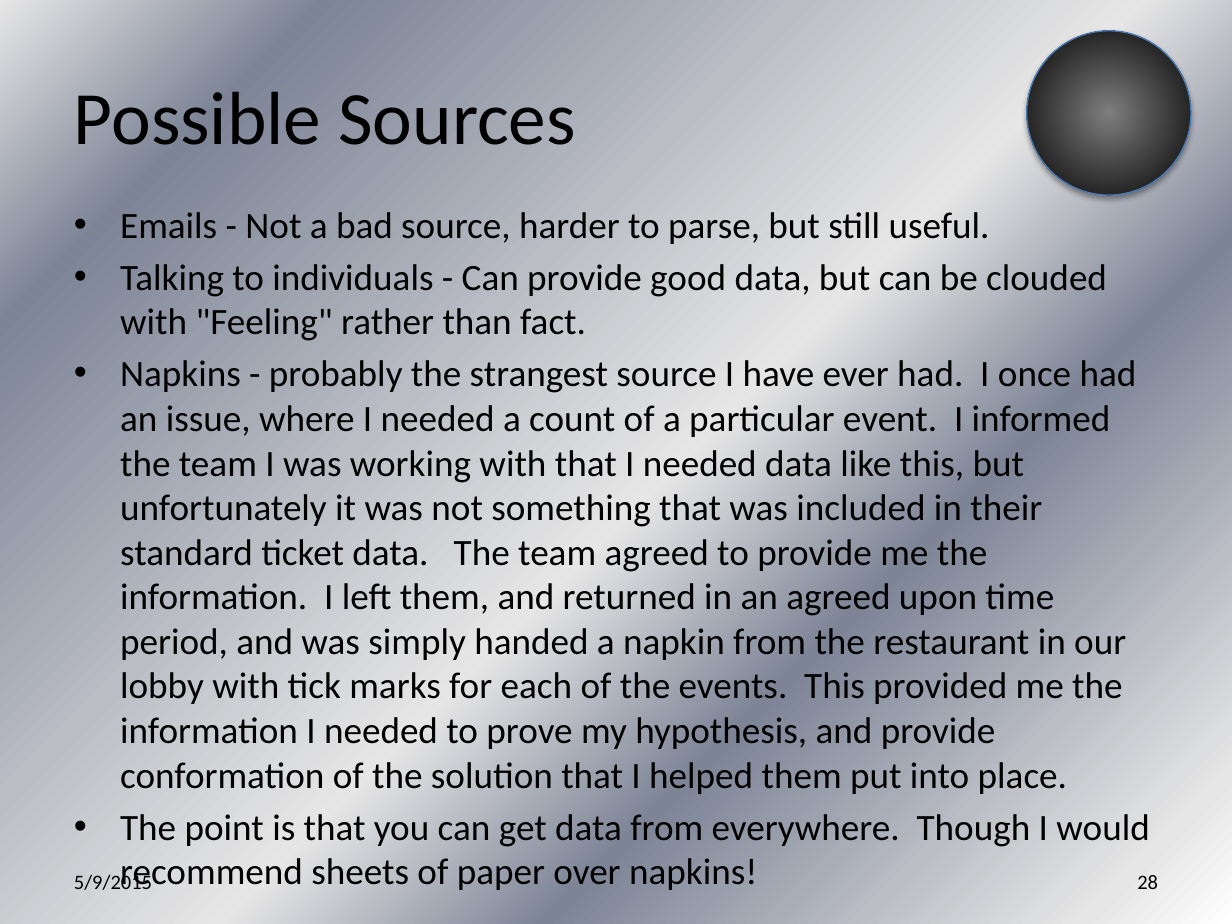
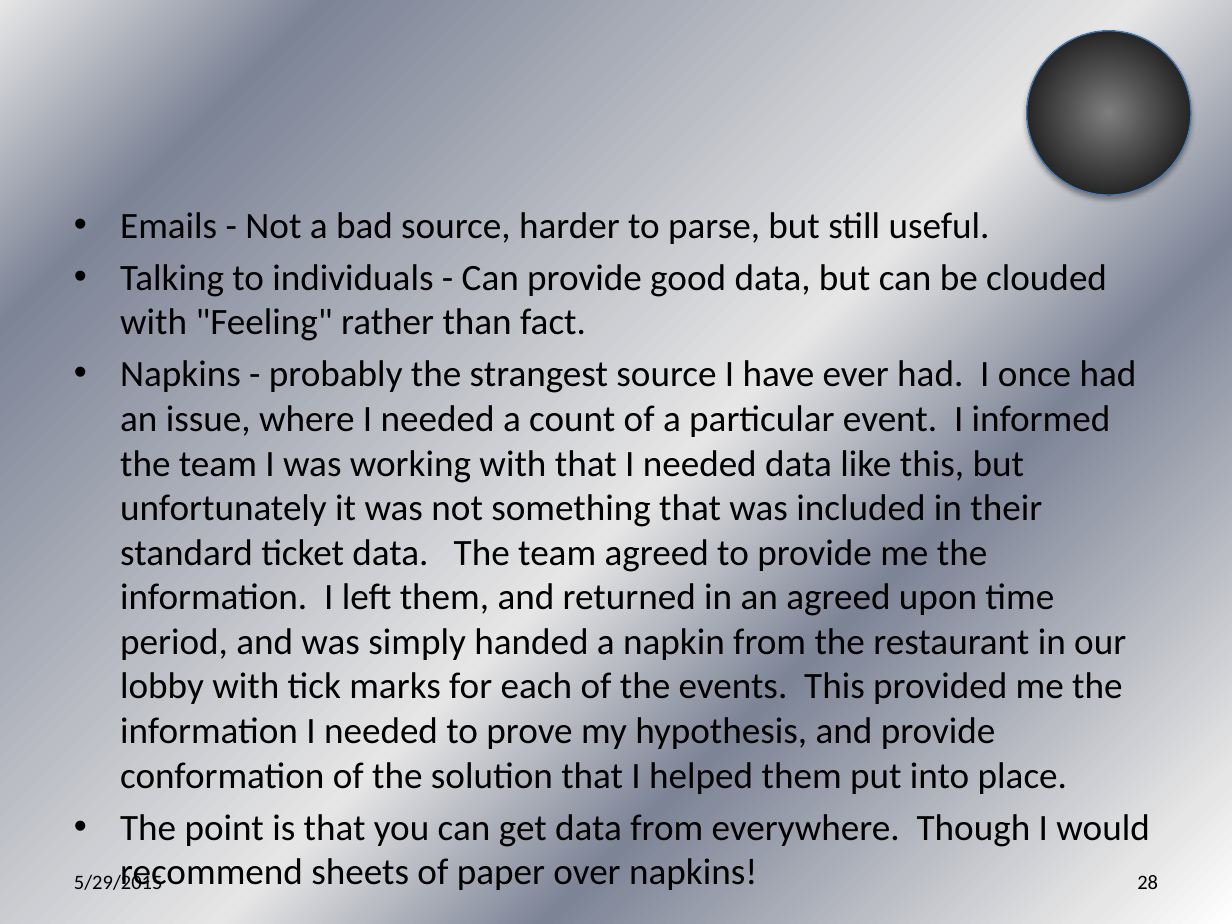
Before and after one commit to jegroom102080/What_is_Data_Science_Anyway, a slide deck: slide 28 of What is Data Science Anyway.pptx. Drawn at 1232x924 pixels with LibreOffice and Linux fonts; fonts in the diff are those of the drawing. Boxes give left, top, right and bottom in pixels: in the first picture for what was removed or moved away, otherwise in the second. Text is boxed around its words. In the diff, an @@ line names an element or a change of style, - is before the commit and + after.

```diff
--- a/What is Data Science Anyway.pptx
+++ b/What is Data Science Anyway.pptx
@@ title removed at box(74, 81, 576, 145) @@
-Possible Sources
@@ text at box(74, 872, 163, 890): text changed @@
-5/9/2015
+5/29/2015
```
Also in this commit, not shown: 43 other slides changed, 1 slide added, 1 other file.
